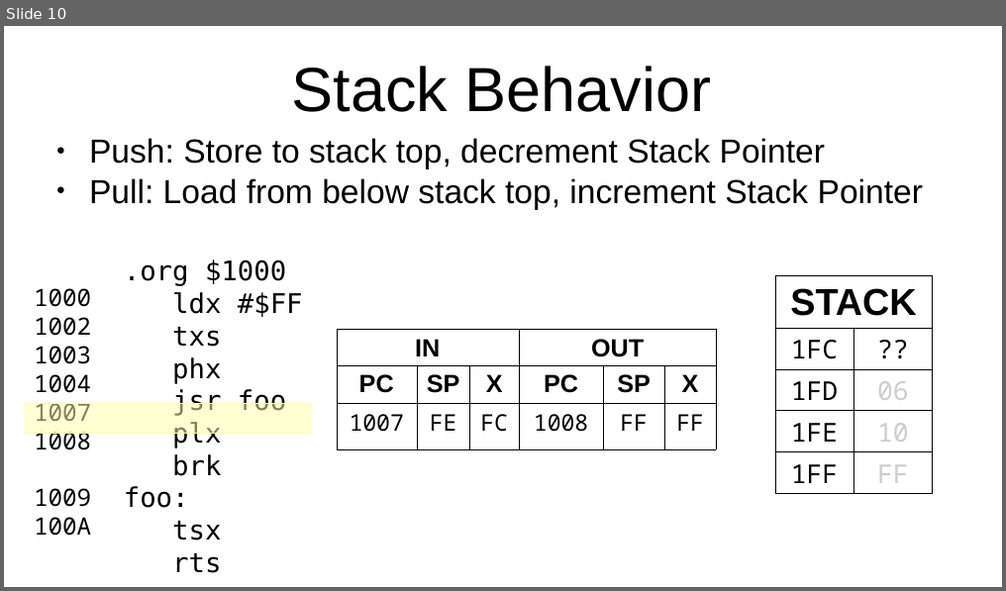
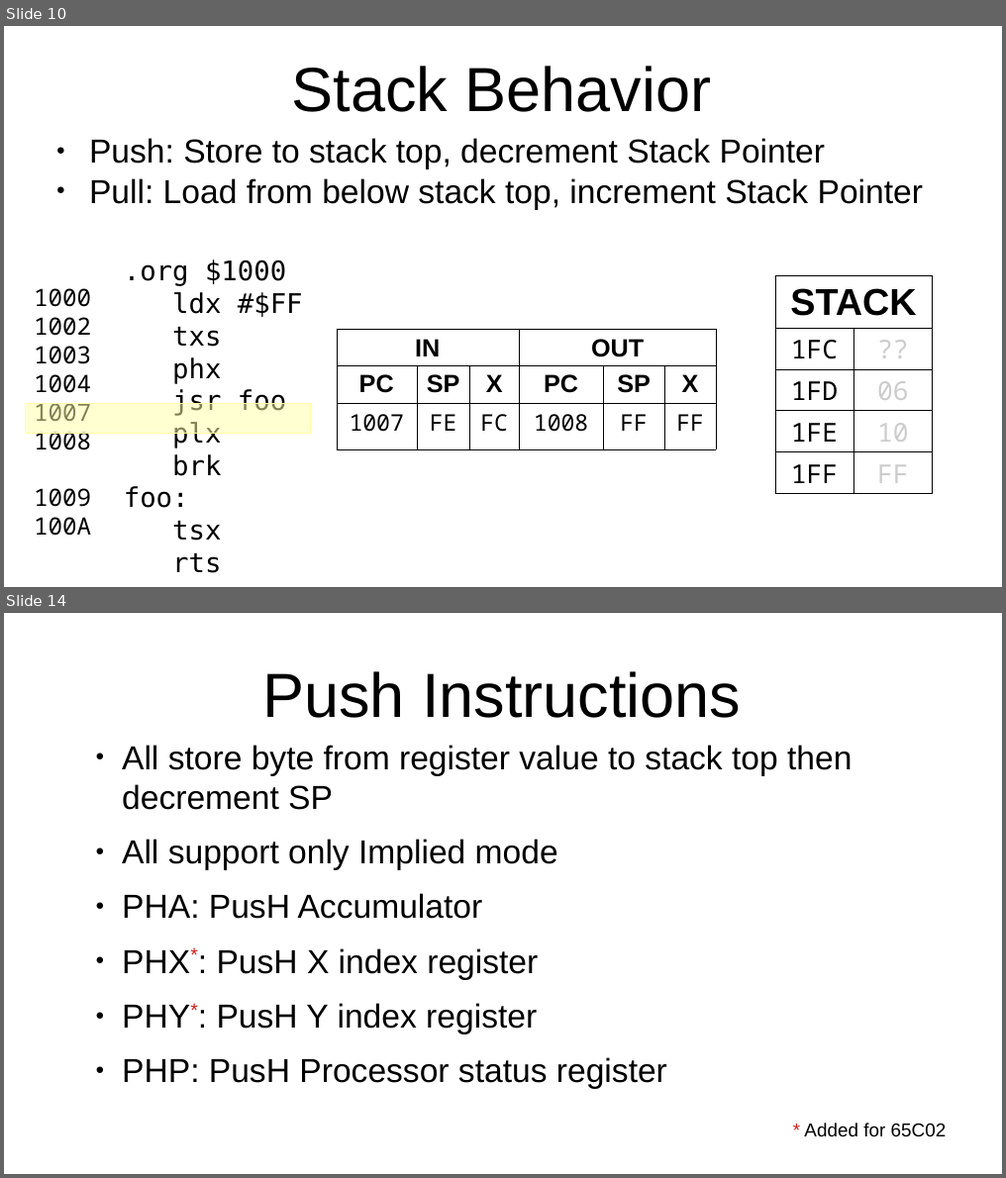
Before and after one commit to SlithyMatt/x16-assembly-tutorial, a slide deck: Lesson5/Lesson5.odp. Shown one above the other, each under a label of ours: slide 10 before the commit, slides 10 and 14 after it; the slides between them are not shown. The pictures are 1006x591 and 1006x1178 pixels, drawn with LibreOffice and Linux fonts; fonts in the diff are those of the drawing. Boxes give left, top, right and bottom in pixels: in the first picture for what was removed or moved away, otherwise in the second. Text is boxed around its words. In the diff, an @@ line names an element or a change of style, - is before the commit and + after.

```diff
--- a/Lesson5/Lesson5.odp
+++ b/Lesson5/Lesson5.odp
@@ slide 14 added at box(4, 613, 1002, 1174), background #FFFFFF @@
@@ title added at box(262, 671, 741, 718), 60 pt, text #000000 @@
+Push Instructions
@@ text added at box(122, 745, 851, 1089), 32 pt, text #000000 @@
+● All store byte from register value to stack top then decrement SP
+● All support only Implied mode
+● PHA: PusH Accumulator
+● PHX*: PusH X index register
+● PHY*: PusH Y index register
+● PHP: PusH Processor status register
@@ text added at box(804, 1123, 946, 1138), 18 pt, text #000000 @@
+* Added for 65C02
@@ slide 10 changed as well @@
@@ table at box(775, 275, 933, 491) @@
@@ text colour #000000 to #CCCCCC in "??" @@
```
Also in this commit, not shown: 9 other slides changed, 10 other slides added, 15 slides removed, 3 other files.
